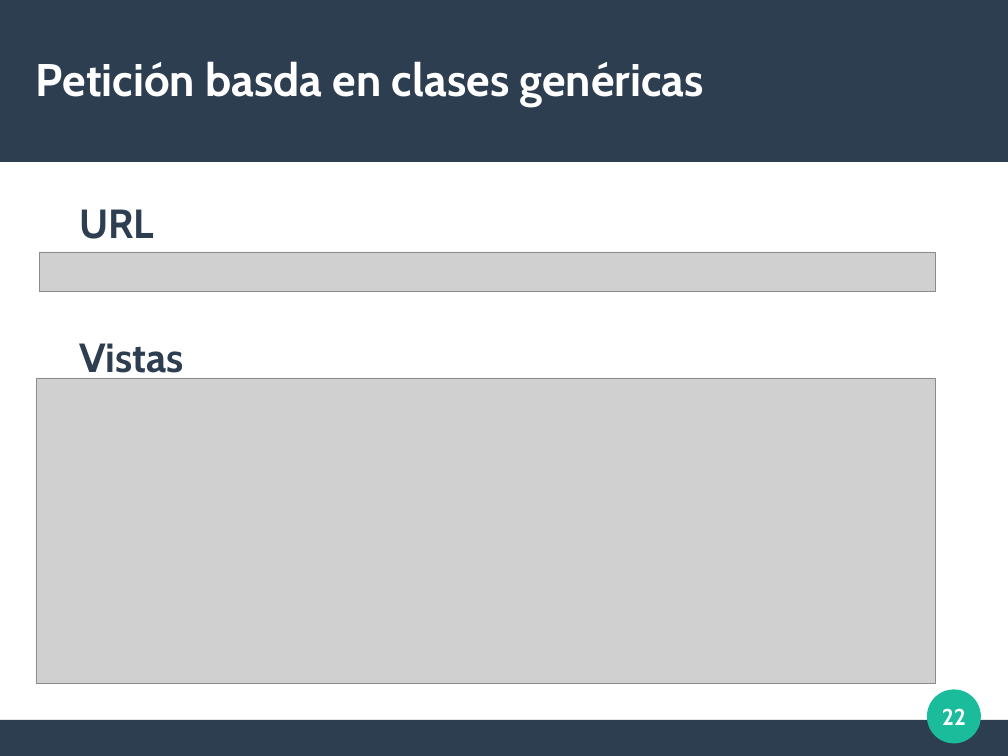
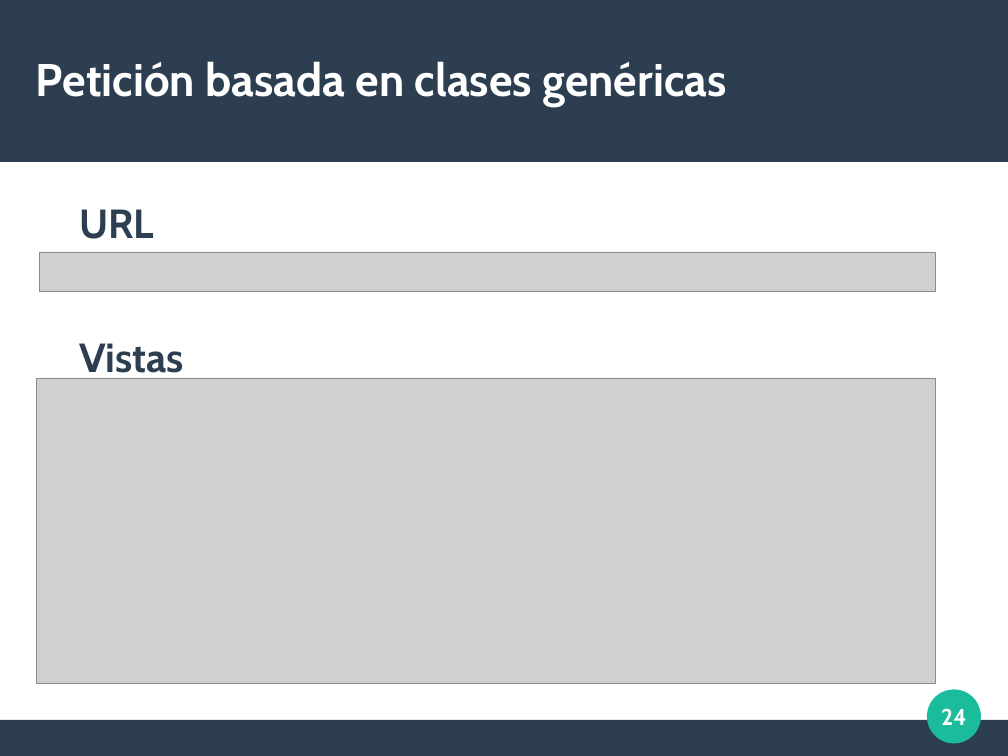
Before and after one commit to albeerto26/DjangoServerHeroku, a slide deck: slide 24 of diapos/Introduccion Django.odp (slide 22 before the commit). Drawn at 1008x756 pixels with LibreOffice and Linux fonts; fonts in the diff are those of the drawing; grey boxes stand for pictures. Boxes give left, top, right and bottom in pixels: in the first picture for what was removed or moved away, otherwise in the second. Text is boxed around its words. In the diff, an @@ line names an element or a change of style, - is before the commit and + after.

```diff
--- a/diapos/Introduccion Django.odp
+++ b/diapos/Introduccion Django.odp
@@ title at [36, 61, 726, 107]: text changed @@
-Petición basda en clases genéricas
+Petición basada en clases genéricas
@@ page number at [941, 708, 966, 725]: text changed @@
-22
+24
```
Also in this commit, not shown: 1 other slide changed, 2 slides added, 9 other files.
